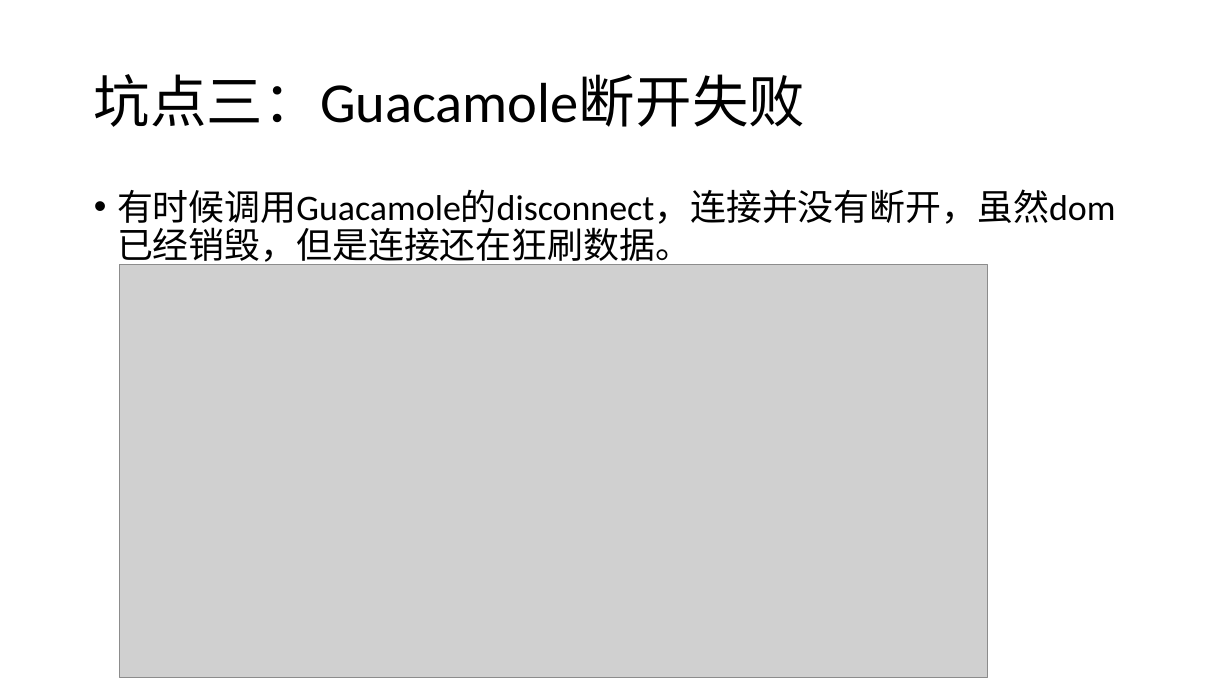
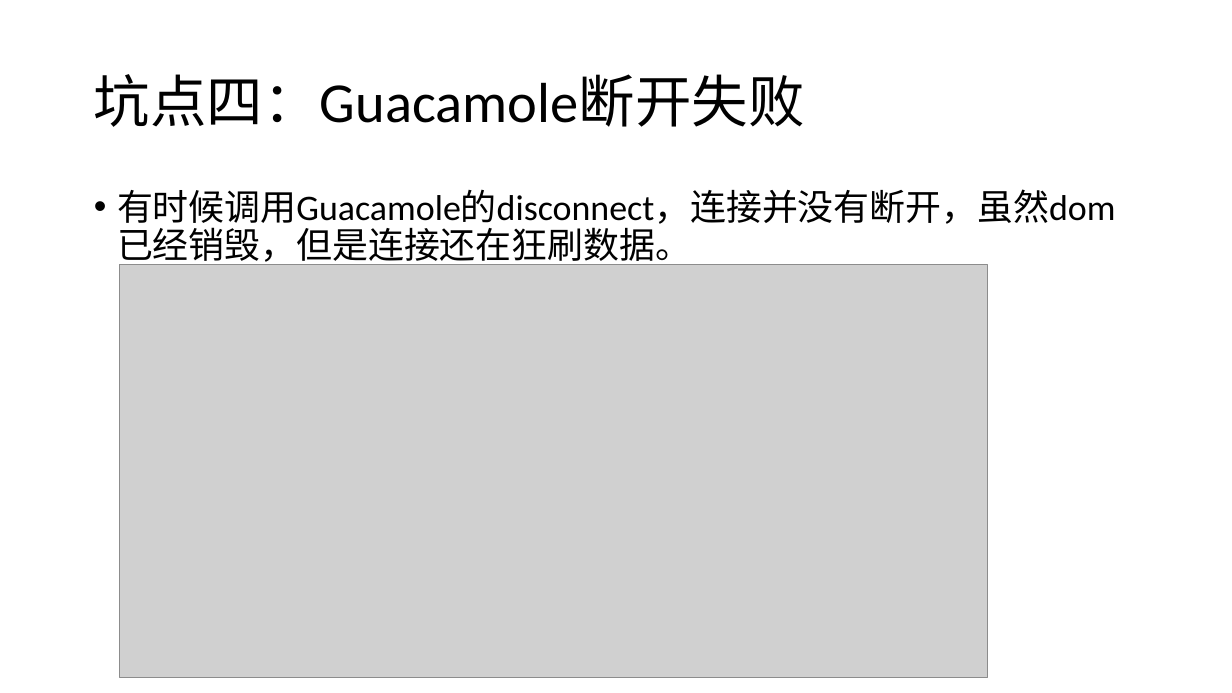
Before and after one commit to caojian123/ppt, a slide deck: slide 17 of guacamole 介绍.pptx (slide 16 before the commit). Drawn at 1232x693 pixels with LibreOffice and Linux fonts; fonts in the diff are those of the drawing; grey boxes stand for pictures. Boxes give left, top, right and bottom in pixels: in the first picture for what was removed or moved away, otherwise in the second. Text is boxed around its words. In the diff, an @@ line names an element or a change of style, - is before the commit and + after.

```diff
--- a/guacamole 介绍.pptx
+++ b/guacamole 介绍.pptx
@@ title at box(94, 74, 805, 127): text changed @@
-坑点三：Guacamole断开失败
+坑点四：Guacamole断开失败
```
Also in this commit, not shown: 2 other slides changed, 3 slides added.
